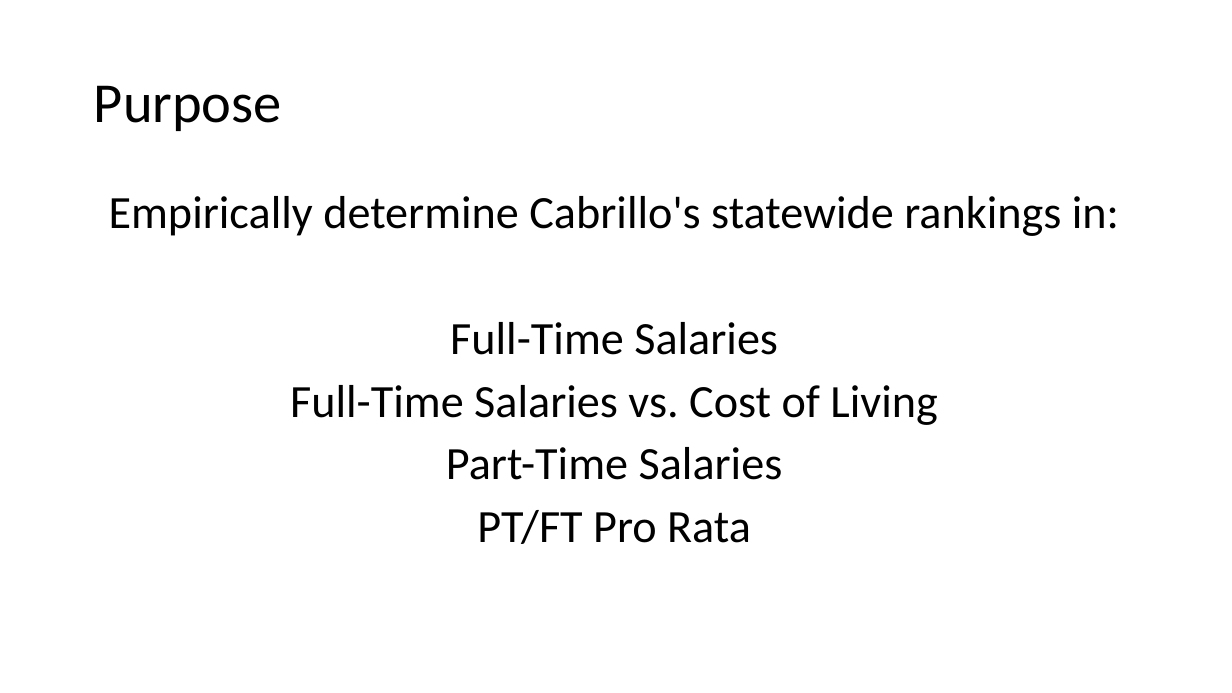
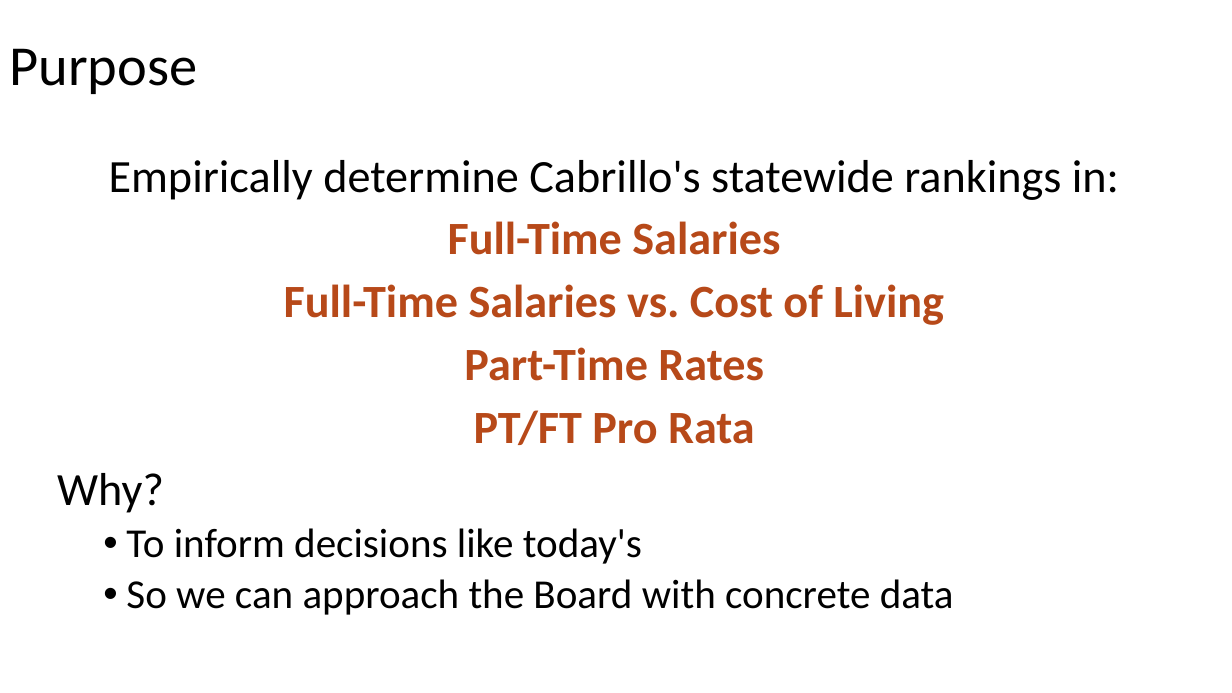
Before and after one commit to jeffreybergamini/ccc-salary-study, a slide deck: slide 2 of cabrillo-summary.pptx. Drawn at 1232x693 pixels with LibreOffice and Linux fonts; fonts in the diff are those of the drawing. Boxes give left, top, right and bottom in pixels: in the first picture for what was removed or moved away, otherwise in the second. Text is boxed around its words. In the diff, an @@ line names an element or a change of style, - is before the commit and + after.

```diff
--- a/cabrillo-summary.pptx
+++ b/cabrillo-summary.pptx
@@ title "Purpose": place and size @@
-title "Purpose" at <box>94,85,282,131</box>
+title "Purpose" at <box>9,48,197,94</box>
@@ text "Empirically determine Cabrillo's statewide rankings ...": place and size @@
-text "Empirically determine Cabrillo's statewide rankings ..." at <box>109,196,1119,544</box>
+text "Empirically determine Cabrillo's statewide rankings ..." at <box>57,160,1119,615</box>
@@ text at <box>284,221,944,445</box>: text colour #000000 to #B74919, bold on in "Full-Time Salaries", "Full-Time Salaries vs. Cost of Living", "PT/FT Pro Rata" @@
@@ text at <box>464,347,763,381</box>: text changed; text colour #000000 to #B74919; bold on @@
-Part-Time Salaries
+Part-Time Rates
@@ text at <box>57,473,954,615</box>: paragraphs added @@
+Why?
+  • To inform decisions like today's
+  • So we can approach the Board with concrete data
```
Also in this commit, not shown: 11 other slides changed, 1 other file.
